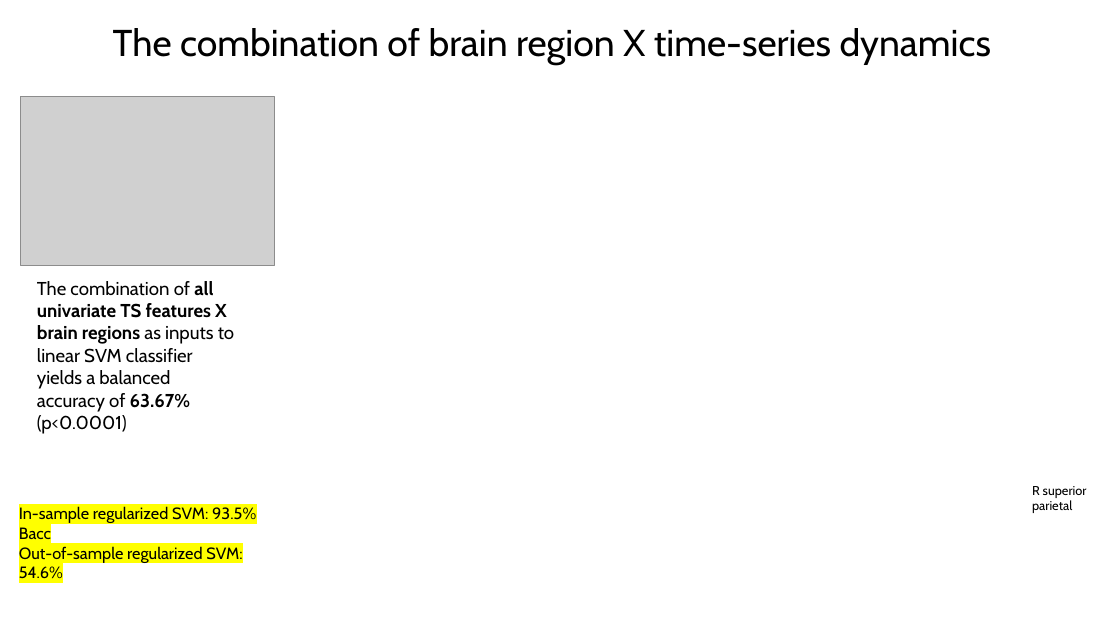
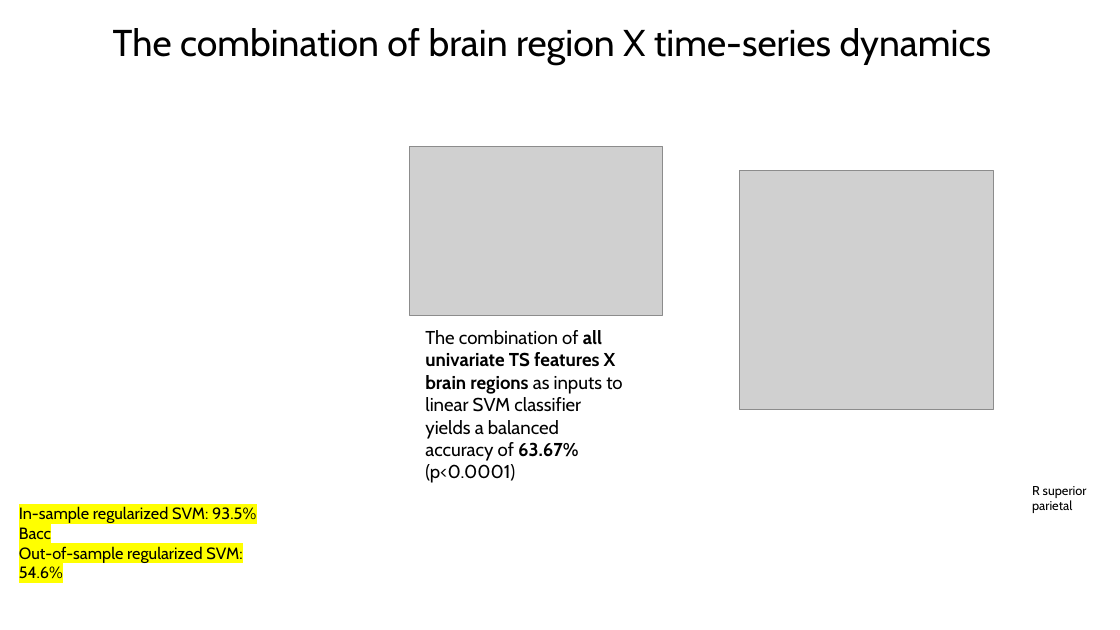
Before and after one commit to anniegbryant/CNS_2022, a slide deck: slide 12 of schizophrenia_classification_workshop/Workshop_Talk.pptx. Drawn at 1120x630 pixels with LibreOffice and Linux fonts; fonts in the diff are those of the drawing; grey boxes stand for pictures. Boxes give left, top, right and bottom in pixels: in the first picture for what was removed or moved away, otherwise in the second. Text is boxed around its words. In the diff, an @@ line names an element or a change of style, - is before the commit and + after.

```diff
--- a/schizophrenia_classification_workshop/Workshop_Talk.pptx
+++ b/schizophrenia_classification_workshop/Workshop_Talk.pptx
@@ picture: place and size @@
-picture at box(21, 97, 274, 266)
+picture at box(409, 146, 662, 315)
@@ picture added at box(740, 171, 993, 410) @@
@@ text "The combination of all univariate ...": place and size @@
-text "The combination of all univariate ..." at box(37, 281, 234, 434)
+text "The combination of all univariate ..." at box(425, 330, 622, 483)
```
Also in this commit, not shown: 5 other slides changed, 1 slide added, 1 slide removed, 4 other files.
